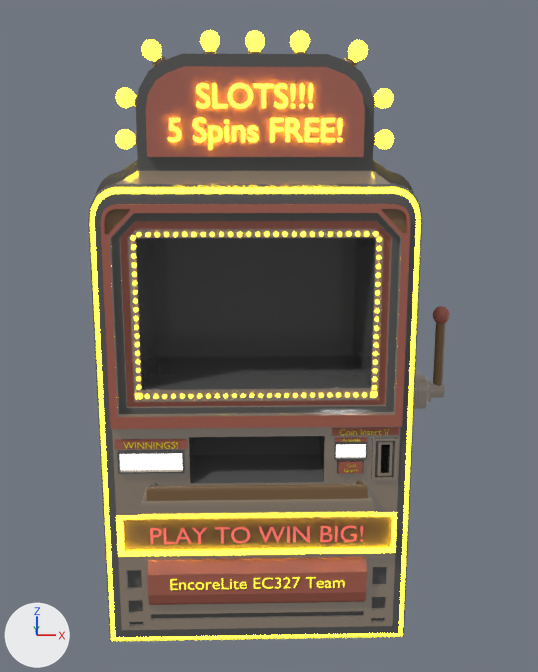
Two versions of the Blender file misc/blender/SlotMachine.blend, one commit apart.
Camera for both pictures: a camera (50 mm lens) standing at (-0.3, -38.5, 24.2) and looking at (0.7, -0.3, 15.7). Every picture has the same lights, and +X, +Y and +Z are marked at lower left.

The first picture shows 'Lever', 'Light', 'LightHolder', 'LittleLights', 'Machine', 'PlayToWinBig', 'Sphere', 'Title'.
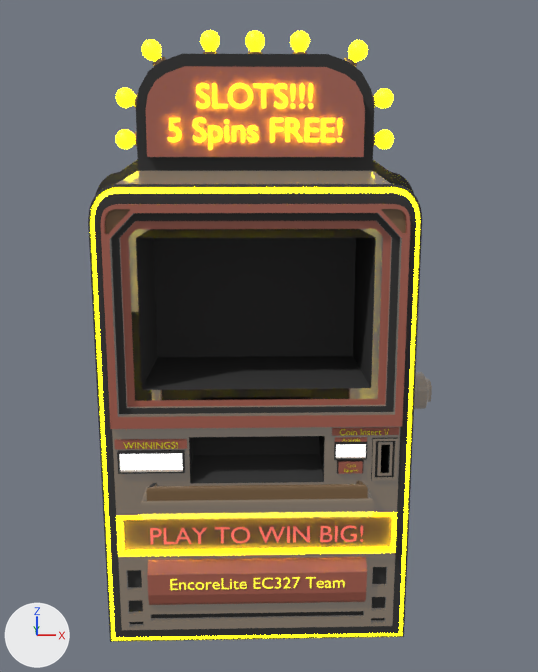
ob_beziercurve is not drawn itself; it is used by a modifier of ob_littlelights.

Location of each change, (x1, y1, x2, y2) in pixels of the pictures (538 x 672 px):
'Machine', recoloured, surface changed, reshaped
    both: (88, 54, 432, 642)
'Light', recoloured, surface changed
    both: (116, 30, 394, 149)
'Title', recoloured
    both: (168, 84, 342, 149)
'LittleLights', hidden (yellow)
    before: (131, 232, 382, 399)
'Lever', hidden (brown)
    before: (431, 323, 446, 398)
'LightHolder', recoloured, surface changed
    both: (134, 51, 375, 147)
'Sphere', hidden
    before: (433, 306, 449, 323)
part 1 of me_cube, deleted (brown)
    before: (128, 229, 384, 402)

What changed in the scene script:
```text
Change mat_lights:
    mat_lights.base_color: (0.8, 0.7, 0.00102) -> (0.8, 0.699, 0.000531)  # yellow #e7da03 -> yellow #e7da02
    mat_lights.emission_color: (0.8, 0.644, 0.00831) -> (0.8, 0.7, 0.00102)  # yellow #e7d217 -> yellow #e7da03
Change mat_dark:
    mat_dark.base_color: (0.107, 0.107, 0.107) -> (0.0515, 0.0515, 0.0515)  # dark grey #5c5c5c -> black #404040
    add mat_dark.specular_ior_level = 0.0
Change me_cube:
    used by ob_machine; location = (0.0, 0.0, 0.0); scale = (7.77, 3.74, 9.72)
    remove me_cube.from_pydata(...)  # 2341 vertices, 2250 faces; spans x -1.05..1.16, y -1.49..1.28, z 0.0..3.03
    add me_cube.from_pydata(...)  # 2309 vertices, 2206 faces; spans x -1.05..1.16, y -1.49..1.28, z 0.0..3.03
    me_cube part 1
    32 vertices are removed from x -0.76..0.76, y -1.02..-1.0, z 1.36..2.22
    44 faces are deleted
    add me_cube.materials.append(mat_lights)
    remove me_cube.materials.append(mat_lights)
Add me_cube_001:
    me_cube_001.from_pydata(...)  # 50 vertices, 34 faces; spans x -0.76..0.76, y -1.0..-0.94, z 1.36..2.22
    me_cube_001.materials.append(mat_material)  # brown #6b5535
Add me_plane:
    me_plane.from_pydata(...)  # 70 vertices, 18 faces; spans x -1.0..1.0, y -1.0..1.0, z 0.0
    me_plane.materials.append(mat_dark)  # black #404040
Change ob_lever:
    add ob_lever.hide_render = True
Change ob_sphere:
    add ob_sphere.hide_render = True
Change ob_littlelights:
    ob_littlelights.parent: ob_machine -> ob_beziercurve
    ob_littlelights.matrix_parent_inverse: Matrix(((0.129, 0.0, 0.0, 0.0), (0.0, 0.267, 0.0, 0.0), (0.0, 0.0, 0.103, 0.0), (0.0, 0.0, 0.0, 1.0))) -> Matrix(((1.0, 0.0, 0.0, -3.438), (0.0, 0.0, 1.0, -21.33), (0.0, -1.0, 0.0, -3.741), (0.0, 0.0, 0.0, 1.0)))
    add ob_littlelights.hide_render = True
Change ob_beziercurve:
    ob_beziercurve.parent: ob_machine -> ob_rim
    add ob_beziercurve.hide_render = True
Add ob_rim:
    ob_rim = bpy.data.objects.new('rim', me_cube_001)
    ob_rim.parent = ob_window
    ob_rim.matrix_parent_inverse = Matrix(((0.174, 0.0, 0.0, 0.0), (0.0, 0.0, 0.253, -4.389), (0.0, -0.304, 0.0, -1.099), (0.0, 0.0, 0.0, 1.0)))
    ob_rim.location = (0.0, 0.0, 0.0)
    ob_rim.scale = (7.77, 3.74, 9.72)
    ob_rim.hide_render = True
Add ob_window:
    ob_window = bpy.data.objects.new('Window', me_plane)
    ob_window.location = (0.0, -3.611, 17.38)
    ob_window.rotation_euler = (1.571, 0.0, 0.0)  # degrees (90, 0, 0)
    ob_window.scale = (5.76, 3.96, 3.28)
    _m = ob_window.modifiers.new('Solidify', 'SOLIDIFY')
    _m.thickness = 0.26
    _m.offset = -0.871
    ob_window.hide_render = True
```
